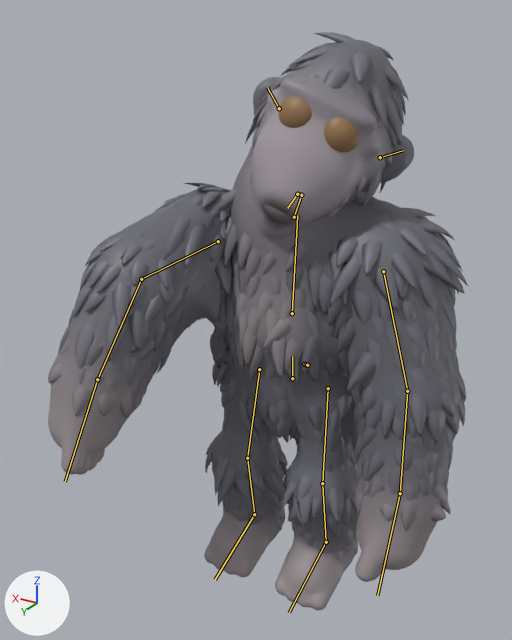
The glTF model game/art/models/mountain_gorilla.glb, before and after one commit.
Camera for both pictures: a camera (50 mm lens) standing at (-0.71, 1.358, 1.308) and looking at (0.012, 0.154, 0.706). Lighting does not change. The marker at lower left points along +X, +Y and +Z. The first picture is the older version. Both versions are drawn at frame 3 of the action 'fidget'; the numbers are the values there. The bones that change, and the others that lie on the model, are drawn over the model as lines.

In view in the first picture: 'mountain_gorilla_movie'.
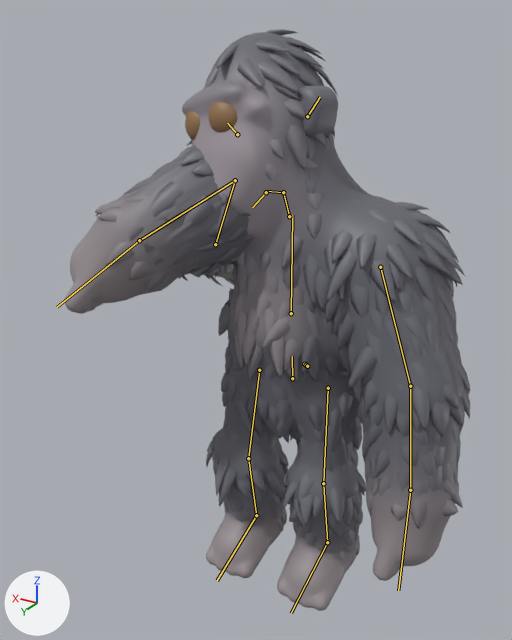
Changed parts and their boxes (x1, y1, x2, y2) in the pictures (512 x 640 px):
'mountain_gorilla_movie', posed: before (48, 32, 468, 610); after (64, 29, 470, 611)
bone 'chest', root to tip: before (292, 313) to (297, 215); after (291, 313) to (292, 215)
bone 'neck', root to tip: before (294, 217) to (301, 195); after (289, 216) to (283, 192)
bone 'head', root to tip: before (301, 195) to (298, 193); after (283, 192) to (265, 191)
bone 'ear.L', root to tip: before (380, 157) to (403, 150); after (307, 116) to (320, 97)
bone 'ear.R', root to tip: before (279, 108) to (267, 87); after (237, 134) to (227, 123)
bone 'fl_upper.L', root to tip: before (383, 271) to (407, 391); after (380, 267) to (410, 386)
bone 'fl_lower.L', root to tip: before (407, 391) to (400, 493); after (410, 386) to (410, 490)
bone 'fl_foot.L', root to tip: before (400, 493) to (377, 595); after (410, 490) to (398, 590)
bone 'fl_upper.R', root to tip: before (218, 241) to (141, 279); after (215, 244) to (235, 180)
bone 'fl_lower.R', root to tip: before (141, 279) to (97, 379); after (235, 180) to (139, 240)
bone 'fl_foot.R', root to tip: before (97, 379) to (65, 481); after (139, 240) to (57, 307)

The change, as a list of edits to the scene's bpy script:
```text
Change bone_chest:
    where bone_chest = bpy.data.objects['mountain_gorilla_rig'].pose.bones['chest']  # child of 'hips'
    bone_chest.rotation_quaternion: (1.0, 0.0, 0.0, 0.0) -> (1.0, 0.0, 0.0, -0.016)  # degrees (0, 0, 0) -> degrees (0, 0, -2)
Change bone_neck:
    where bone_neck = bpy.data.objects['mountain_gorilla_rig'].pose.bones['neck']  # child of 'chest'
    bone_neck.rotation_quaternion: (0.982, 0.071, 0.013, 0.172) -> (0.997, 0.015, -0.001, -0.074)  # degrees (8, 0, 20) -> degrees (2, 0, -8)
Change bone_head:
    where bone_head = bpy.data.objects['mountain_gorilla_rig'].pose.bones['head']  # child of 'neck'
    bone_head.rotation_quaternion: (0.998, -0.007, 0.0, 0.062) -> (0.988, 0.0, 0.0, -0.155)  # degrees (-1, 0, 7) -> degrees (0, 0, -18)
Change bone_ear_l:
    where bone_ear_l = bpy.data.objects['mountain_gorilla_rig'].pose.bones['ear.L']  # child of 'head'
    bone_ear_l.rotation_quaternion: (0.994, -0.108, 0.0, 0.0) -> (1.0, 0.0, 0.0, 0.0)  # degrees (-12, 0, 0) -> degrees (0, 0, 0)
Change bone_ear_r:
    where bone_ear_r = bpy.data.objects['mountain_gorilla_rig'].pose.bones['ear.R']  # child of 'head'
    bone_ear_r.rotation_quaternion: (0.993, -0.108, 0.004, -0.04) -> (1.0, 0.0, 0.0, 0.0)  # degrees (-12, 0, -5) -> degrees (0, 0, 0)
Change bone_fl_upper_l:
    where bone_fl_upper_l = bpy.data.objects['mountain_gorilla_rig'].pose.bones['fl_upper.L']  # child of 'chest'
    bone_fl_upper_l.rotation_quaternion: (1.0, 0.0, 0.0, 0.0) -> (1.0, 0.011, 0.0, 0.011)  # degrees (0, 0, 0) -> degrees (1, 0, 1)
Change bone_fl_lower_l:
    where bone_fl_lower_l = bpy.data.objects['mountain_gorilla_rig'].pose.bones['fl_lower.L']  # child of 'fl_upper.L'
    bone_fl_lower_l.rotation_quaternion: (1.0, 0.0, 0.0, 0.0) -> (1.0, -0.025, 0.0, 0.0)  # degrees (0, 0, 0) -> degrees (-3, 0, 0)
Change bone_fl_foot_l:
    where bone_fl_foot_l = bpy.data.objects['mountain_gorilla_rig'].pose.bones['fl_foot.L']  # child of 'fl_lower.L'
    bone_fl_foot_l.rotation_quaternion: (1.0, 0.0, 0.0, 0.0) -> (0.999, -0.05, 0.0, 0.0)  # degrees (0, 0, 0) -> degrees (-6, 0, 0)
Change bone_fl_upper_r:
    where bone_fl_upper_r = bpy.data.objects['mountain_gorilla_rig'].pose.bones['fl_upper.R']  # child of 'chest'
    bone_fl_upper_r.rotation_quaternion: (0.794, 0.6, 0.0, 0.0) -> (0.296, 0.937, -0.173, -0.054)  # degrees (74, 0, 0) -> degrees (145, 0, -21)
Change bone_fl_lower_r:
    where bone_fl_lower_r = bpy.data.objects['mountain_gorilla_rig'].pose.bones['fl_lower.R']  # child of 'fl_upper.R'
    bone_fl_lower_r.rotation_quaternion: (0.89, -0.451, 0.0, 0.0) -> (0.535, -0.845, 0.0, 0.0)  # degrees (-54, 0, 0) -> degrees (-115, 0, 0)
Change bone_fl_foot_r:
    where bone_fl_foot_r = bpy.data.objects['mountain_gorilla_rig'].pose.bones['fl_foot.R']  # child of 'fl_lower.R'
    bone_fl_foot_r.rotation_quaternion: (0.991, -0.136, 0.0, 0.0) -> (0.981, -0.196, 0.0, 0.0)  # degrees (-16, 0, 0) -> degrees (-23, 0, 0)
```
